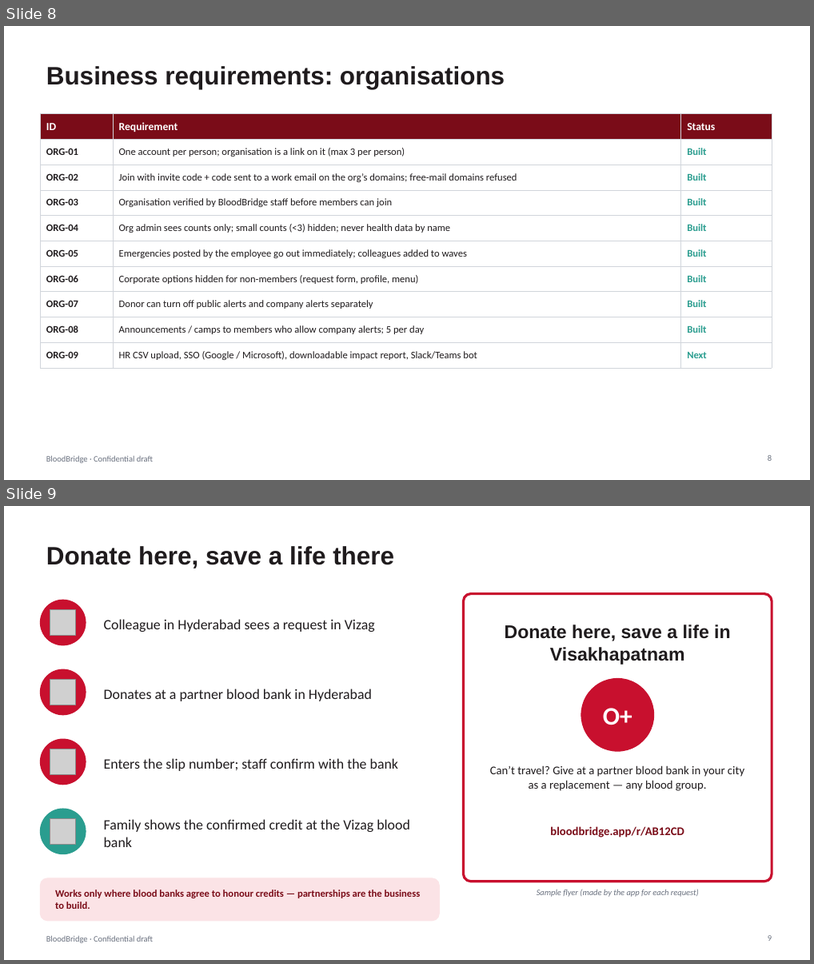
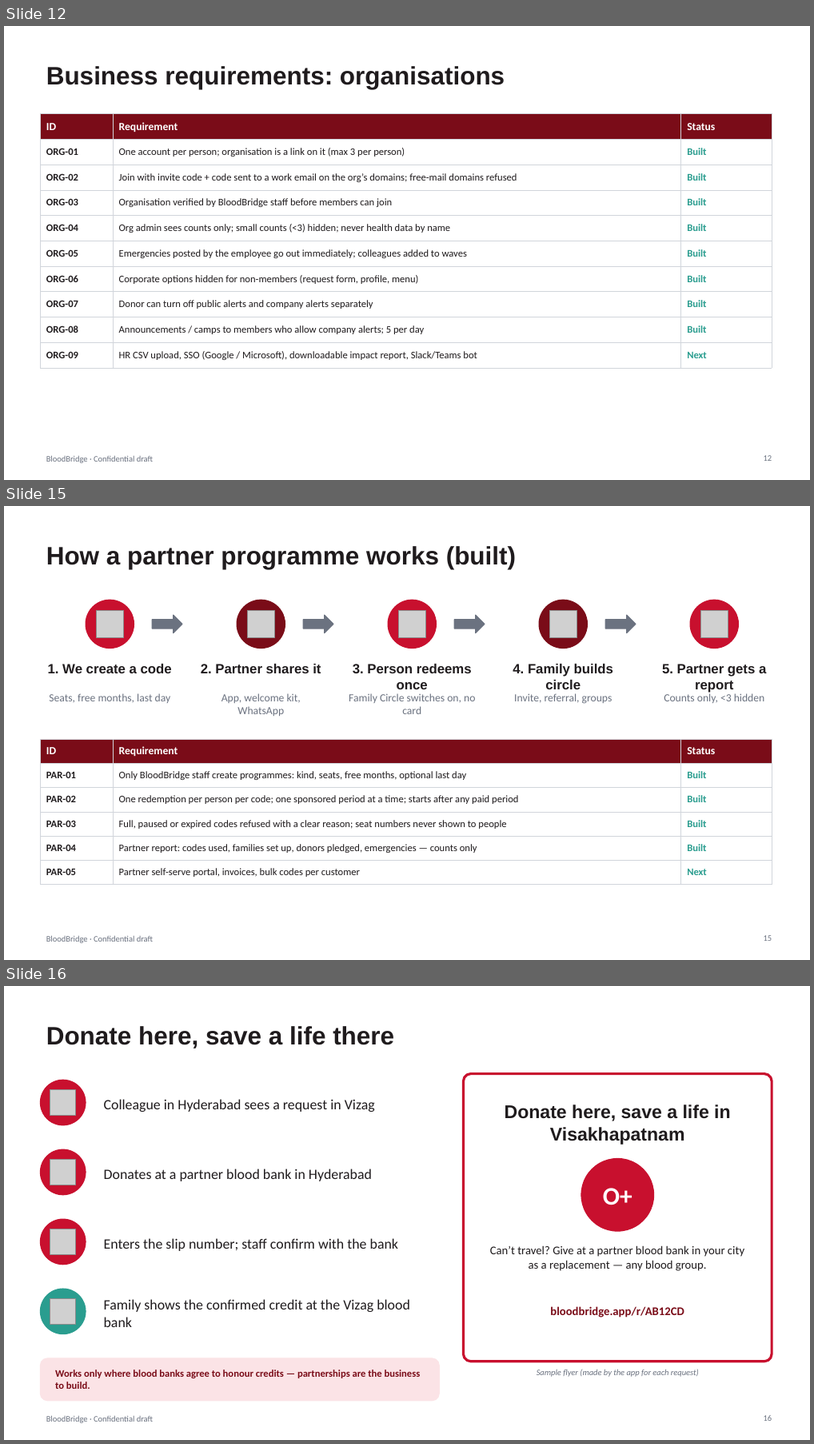
Before and after one commit to vijaygajjarapu/BloodBridge, a slide deck: docs/BloodBridge_Investor_Pitch_BRD.pptx. Shown one above the other, each under a label of ours: slides 8 and 9 before the commit, slides 12, 15 and 16 after it; the slides between them are not shown. The pictures are 814x964 and 814x1444 pixels, drawn with LibreOffice and Linux fonts; fonts in the diff are those of the drawing; grey boxes stand for pictures. Boxes give left, top, right and bottom in pixels: in the first picture for what was removed or moved away, otherwise in the second. Text is boxed around its words. In the diff, an @@ line names an element or a change of style, - is before the commit and + after.

```diff
--- a/docs/BloodBridge_Investor_Pitch_BRD.pptx
+++ b/docs/BloodBridge_Investor_Pitch_BRD.pptx
@@ slide 15 added at [4,506,810,960], background #FFFFFF; not listed: 1 template element that a slide beside it also shows @@
@@ title added at [46,546,516,569], 30 pt, text #1F1B1D, bold @@
+How a partner programme works (built)
@@ ellipse added at [86,600,134,648], fill #C8102E, outline #C8102E 1 pt @@
@@ ellipse added at [237,600,286,648], fill #7A0C18, outline #7A0C18 1 pt @@
@@ ellipse added at [388,600,437,648], fill #C8102E, outline #C8102E 1 pt @@
@@ ellipse added at [539,600,588,648], fill #7A0C18, outline #7A0C18 1 pt @@
@@ ellipse added at [690,600,739,648], fill #C8102E, outline #C8102E 1 pt @@
@@ picture added at [97,611,124,638] @@
@@ right arrow added at [152,615,182,633], fill #6B7280, outline #6B7280 1 pt @@
@@ picture added at [248,611,275,638] @@
@@ right arrow added at [303,615,334,633], fill #6B7280, outline #6B7280 1 pt @@
@@ picture added at [399,611,426,638] @@
@@ right arrow added at [454,615,485,633], fill #6B7280, outline #6B7280 1 pt @@
@@ picture added at [550,611,578,638] @@
@@ right arrow added at [606,615,636,633], fill #6B7280, outline #6B7280 1 pt @@
@@ picture added at [702,611,729,638] @@
@@ text added at [48,664,172,673], 16 pt, text #1F1B1D, bold @@
+1. We create a code
@@ text added at [201,664,321,673], 16 pt, text #1F1B1D, bold @@
+2. Partner shares it
@@ text added at [353,664,472,689], 16 pt, text #1F1B1D, bold @@
+3. Person redeems once
@@ text added at [513,664,614,689], 16 pt, text #1F1B1D, bold @@
+4. Family builds circle
@@ text added at [662,664,766,692], 16 pt, text #1F1B1D, bold @@
+5. Partner gets a report
@@ text added at [49,693,171,703], 13 pt, text #6B7280 @@
+Seats, free months, last day
@@ text added at [222,693,301,716], 13 pt, text #6B7280 @@
+App, welcome kit, WhatsApp
@@ text added at [349,693,475,714], 13 pt, text #6B7280 @@
+Family Circle switches on, no card
@@ text added at [514,693,613,704], 13 pt, text #6B7280 @@
+Invite, referral, groups
@@ text added at [664,692,766,703], 13 pt, text #6B7280 @@
+Counts only, <3 hidden
@@ table added at [40,739,772,880], 6 rows, 3 columns @@
+ID | Requirement | Status
+PAR-01 | Only BloodBridge staff create programmes: kind, seats, free months, optional last day | Built
+PAR-02 | One redemption per person per code; one sponsored period at a time; starts after any paid period | Built
+PAR-03 | Full, paused or expired codes refused with a clear reason; seat numbers never shown to people | Built
+PAR-04 | Partner report: codes used, families set up, donors pledged, emergencies — counts only | Built
+PAR-05 | Partner self-serve portal, invoices, bulk codes per customer | Next
@@ page number added at [764,935,773,940], 10 pt, text #6B7280 @@
+15
@@ what was slide 8 is now slide 12 @@
@@ page number at [764,455,773,460]: text changed @@
-8
+12
@@ what was slide 9 is now slide 16 @@
@@ page number at [764,1415,773,1420]: text changed @@
-9
+16
```
Also in this commit, not shown: 4 slides changed, 6 other slides added, 25 other files.
